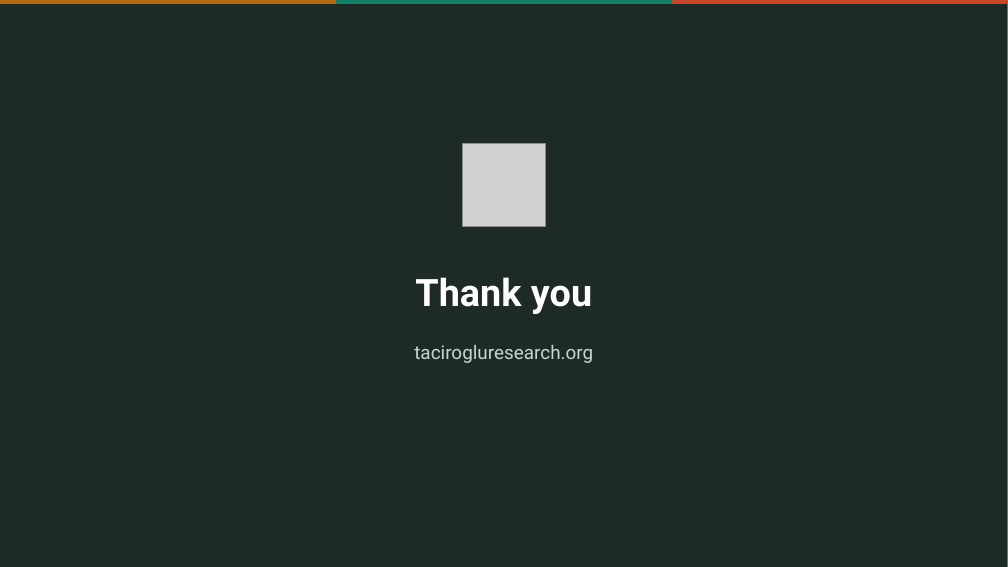
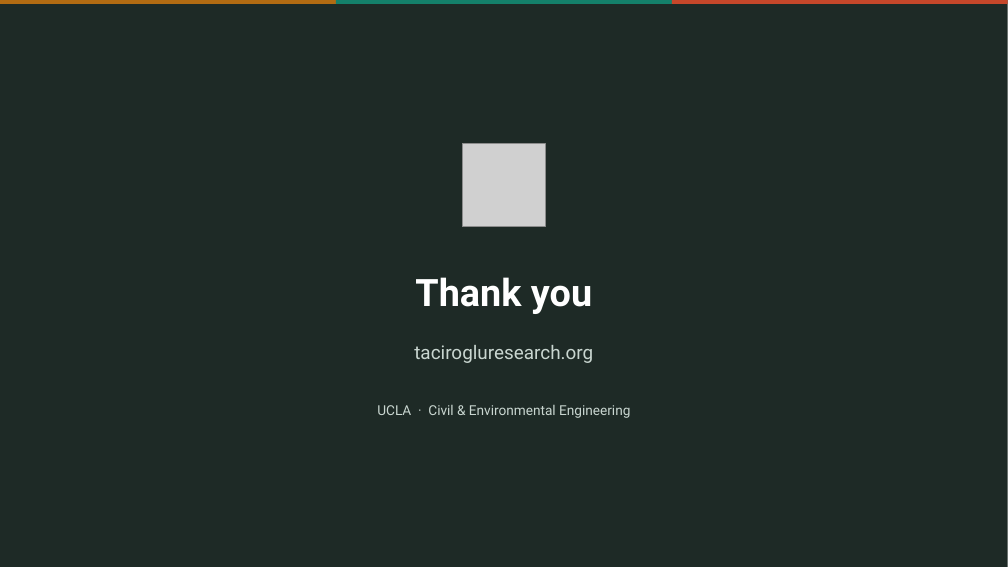
Before and after one commit to TRG-UCLA/website, a slide deck: slide 5 of files/TRG-template-site.pptx. Drawn at 1008x567 pixels with LibreOffice and Linux fonts; fonts in the diff are those of the drawing; grey boxes stand for pictures. Boxes give left, top, right and bottom in pixels: in the first picture for what was removed or moved away, otherwise in the second. Text is boxed around its words. In the diff, an @@ line names an element or a change of style, - is before the commit and + after.

Commit message:
Update templates with UCLA mark

```diff
--- a/files/TRG-template-site.pptx
+++ b/files/TRG-template-site.pptx
@@ text added at bbox=[377, 405, 630, 418], 13 pt, text #C9D6D0 @@
+UCLA · Civil & Environmental Engineering
```
Also in this commit, not shown: 1 other slide changed, 1 other file.
